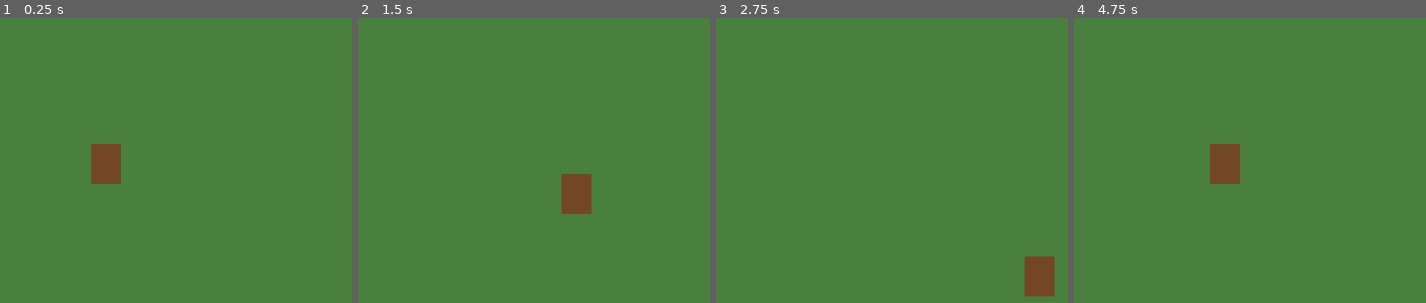
Above: before the commit, frames 1-4 (left to right).
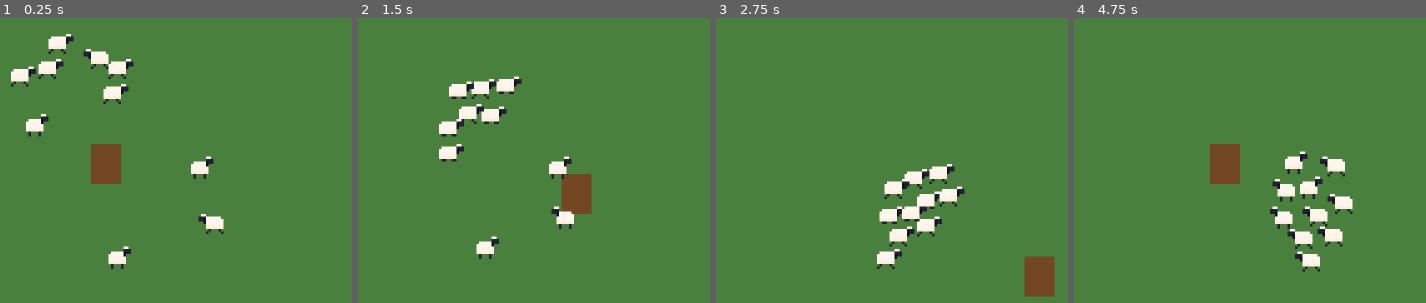
Above: after the commit, the same moments.

Repository: jaimegomesparente/wooly-caravan
Game: Godot game, scene res://scenes/main/main.tscn
The game is run twice, just before and just after one commit, with the same random seed, the same clock (stepped at 60 frames per second) and the same inputs.
Inputs:
- Up to frame 1 (0.25 s): no input
- Up to frame 2 (1.5 s): hold Right (move_right) 0.53-1.28 s; hold Down (move_down) from 1.28 s (still down)
- Up to frame 3 (2.75 s): release Down (move_down) at 2.03 s; hold Right (move_right) from 2.03 s (still down)
- Up to frame 4 (4.75 s): release Right (move_right) at 2.78 s; hold Up (move_up) 2.78-3.53 s; hold Left (move_left) from 3.53 s (still down)

The runs differ from the first frame. In frame 1, 3.1% of the frame differs, in the area x 3-64%, y 5-89%; in frame 2, 3.1%; in frame 3, 3.1%; in frame 4, 3.1%.

Commit message:
feat(sheep): add separation rule

Diff:
--- a/entities/sheep/sheep.gd
+++ b/entities/sheep/sheep.gd
@@ -24,10 +24,26 @@
 	var pull := clampf((to_shepherd.length() - config.follow_radius) / config.elastic_width, 0.0, 1.0)
 	var max_speed := config.max_speed * _speed_factor
 	var desired := to_shepherd.normalized() * max_speed * pull
+	desired += _separation() * config.separation_strength
 
 	velocity = velocity.move_toward(desired, config.acceleration * delta).limit_length(max_speed)
 	move_and_slide()
 	_update_animation()
+
+
+## Push away from sheep closer than separation_radius; magnitude fades from 1 to 0 across the radius.
+func _separation() -> Vector2:
+	var push := Vector2.ZERO
+	for other: Node2D in get_tree().get_nodes_in_group("sheep"):
+		if other == self:
+			continue
+		var away := global_position - other.global_position
+		var distance := away.length()
+		if distance >= config.separation_radius:
+			continue
+		var direction := Vector2.from_angle(randf() * TAU) if distance == 0.0 else away / distance
+		push += direction * (1.0 - distance / config.separation_radius)
+	return push
 
 
 func _update_animation() -> void:
--- a/entities/sheep/sheep.tscn
+++ b/entities/sheep/sheep.tscn
@@ -1,49 +1,135 @@
-[gd_scene load_steps=5 format=3]
+[gd_scene format=3 uid="uid://bhgnnmv46ep3n"]
 
-[ext_resource type="Script" path="res://entities/sheep/sheep.gd" id="1_script"]
+[ext_resource type="Script" uid="uid://54f5ttv4q0c" path="res://entities/sheep/sheep.gd" id="1_script"]
 [ext_resource type="Resource" path="res://resources/flock_config.tres" id="2_config"]
+[ext_resource type="Texture2D" uid="uid://d16babea8sebx" path="res://art/sprites/sheeps/sheep-Sheet.png" id="3_fxwg6"]
+
+[sub_resource type="AtlasTexture" id="AtlasTexture_tbl57"]
+atlas = ExtResource("3_fxwg6")
+region = Rect2(60, 0, 10, 10)
+
+[sub_resource type="AtlasTexture" id="AtlasTexture_y3f2v"]
+atlas = ExtResource("3_fxwg6")
+region = Rect2(50, 0, 10, 10)
+
+[sub_resource type="AtlasTexture" id="AtlasTexture_6dejo"]
+atlas = ExtResource("3_fxwg6")
+region = Rect2(40, 0, 10, 10)
+
+[sub_resource type="AtlasTexture" id="AtlasTexture_a0hgy"]
+atlas = ExtResource("3_fxwg6")
+region = Rect2(60, 0, 10, 10)
+
+[sub_resource type="AtlasTexture" id="AtlasTexture_ph5w8"]
+atlas = ExtResource("3_fxwg6")
+region = Rect2(70, 0, 10, 10)
+
+[sub_resource type="AtlasTexture" id="AtlasTexture_v5fba"]
+atlas = ExtResource("3_fxwg6")
+region = Rect2(0, 0, 10, 10)
+
+[sub_resource type="AtlasTexture" id="AtlasTexture_tklyc"]
+atlas = ExtResource("3_fxwg6")
+region = Rect2(10, 0, 10, 10)
+
+[sub_resource type="AtlasTexture" id="AtlasTexture_e7ufl"]
+atlas = ExtResource("3_fxwg6")
+region = Rect2(20, 0, 10, 10)
+
+[sub_resource type="AtlasTexture" id="AtlasTexture_pm4ct"]
+atlas = ExtResource("3_fxwg6")
+region = Rect2(30, 0, 10, 10)
+
+[sub_resource type="AtlasTexture" id="AtlasTexture_uffdh"]
+atlas = ExtResource("3_fxwg6")
+region = Rect2(40, 0, 10, 10)
+
+[sub_resource type="AtlasTexture" id="AtlasTexture_smhca"]
+atlas = ExtResource("3_fxwg6")
+region = Rect2(50, 0, 10, 10)
+
+[sub_resource type="AtlasTexture" id="AtlasTexture_uhibe"]
+atlas = ExtResource("3_fxwg6")
+region = Rect2(60, 0, 10, 10)
 
 [sub_resource type="SpriteFrames" id="SpriteFrames_sheep"]
 animations = [{
-"frames": [],
-"loop": true,
+"frames": [{
+"duration": 1.0,
+"texture": SubResource("AtlasTexture_tbl57")
+}, {
+"duration": 1.0,
+"texture": SubResource("AtlasTexture_y3f2v")
+}, {
+"duration": 1.0,
+"texture": SubResource("AtlasTexture_6dejo")
+}],
+"loop": 0,
+"name": &"finished_graze",
+"speed": 3.0
+}, {
+"frames": [{
+"duration": 1.0,
+"texture": SubResource("AtlasTexture_a0hgy")
+}, {
+"duration": 1.0,
+"texture": SubResource("AtlasTexture_ph5w8")
+}],
+"loop": 1,
 "name": &"graze",
-"speed": 5.0
+"speed": 2.0
 }, {
-"frames": [],
-"loop": false,
-"name": &"finished_graze",
-"speed": 5.0
+"frames": [{
+"duration": 1.0,
+"texture": SubResource("AtlasTexture_v5fba")
 }, {
-"frames": [],
-"loop": true,
+"duration": 1.0,
+"texture": SubResource("AtlasTexture_tklyc")
+}],
+"loop": 1,
 "name": &"idle",
 "speed": 5.0
 }, {
-"frames": [],
-"loop": true,
+"frames": [{
+"duration": 1.0,
+"texture": SubResource("AtlasTexture_e7ufl")
+}, {
+"duration": 1.0,
+"texture": SubResource("AtlasTexture_pm4ct")
+}],
+"loop": 1,
 "name": &"run",
 "speed": 8.0
 }, {
-"frames": [],
-"loop": false,
+"frames": [{
+"duration": 1.0,
+"texture": SubResource("AtlasTexture_uffdh")
+}, {
+"duration": 1.0,
+"texture": SubResource("AtlasTexture_smhca")
+}, {
+"duration": 1.0,
+"texture": SubResource("AtlasTexture_uhibe")
+}],
+"loop": 0,
 "name": &"to_graze",
-"speed": 5.0
+"speed": 3.0
 }]
 
 [sub_resource type="CircleShape2D" id="CircleShape2D_body"]
 radius = 4.0
 
-[node name="Sheep" type="CharacterBody2D" groups=["sheep"]]
+[node name="Sheep" type="CharacterBody2D" unique_id=1234322127 groups=["sheep"]]
 collision_layer = 2
 collision_mask = 16
 motion_mode = 1
 script = ExtResource("1_script")
 config = ExtResource("2_config")
 
-[node name="AnimatedSprite2D" type="AnimatedSprite2D" parent="."]
+[node name="AnimatedSprite2D" type="AnimatedSprite2D" parent="." unique_id=796859497]
 sprite_frames = SubResource("SpriteFrames_sheep")
 animation = &"idle"
+frame_progress = 0.013715553
 
-[node name="CollisionShape2D" type="CollisionShape2D" parent="."]
+[node name="CollisionShape2D" type="CollisionShape2D" parent="." unique_id=1814773326]
 shape = SubResource("CircleShape2D_body")
--- a/resources/flock_config.gd
+++ b/resources/flock_config.gd
@@ -13,6 +13,12 @@
 ## Each sheep gets a random speed multiplier in [1 - variation, 1 + variation].
 @export_range(0.0, 0.5) var speed_variation: float = 0.15
 
+@export_group("Separation")
+## Sheep closer than this (px) push each other away.
+@export var separation_radius: float = 12.0
+## Desired speed (px/s) added when two sheep fully overlap; fades to 0 at separation_radius.
+@export var separation_strength: float = 50.0
+
 @export_group("Animation")
 ## Below this speed (px/s) the sheep plays idle instead of run.
 @export var idle_threshold: float = 5.0
--- a/resources/flock_config.tres
+++ b/resources/flock_config.tres
@@ -9,6 +9,8 @@
 max_speed = 66.0
 acceleration = 200.0
 speed_variation = 0.15
+separation_radius = 12.0
+separation_strength = 50.0
 idle_threshold = 5.0
 flip_threshold = 5.0
 run_reference_speed = 60.0
